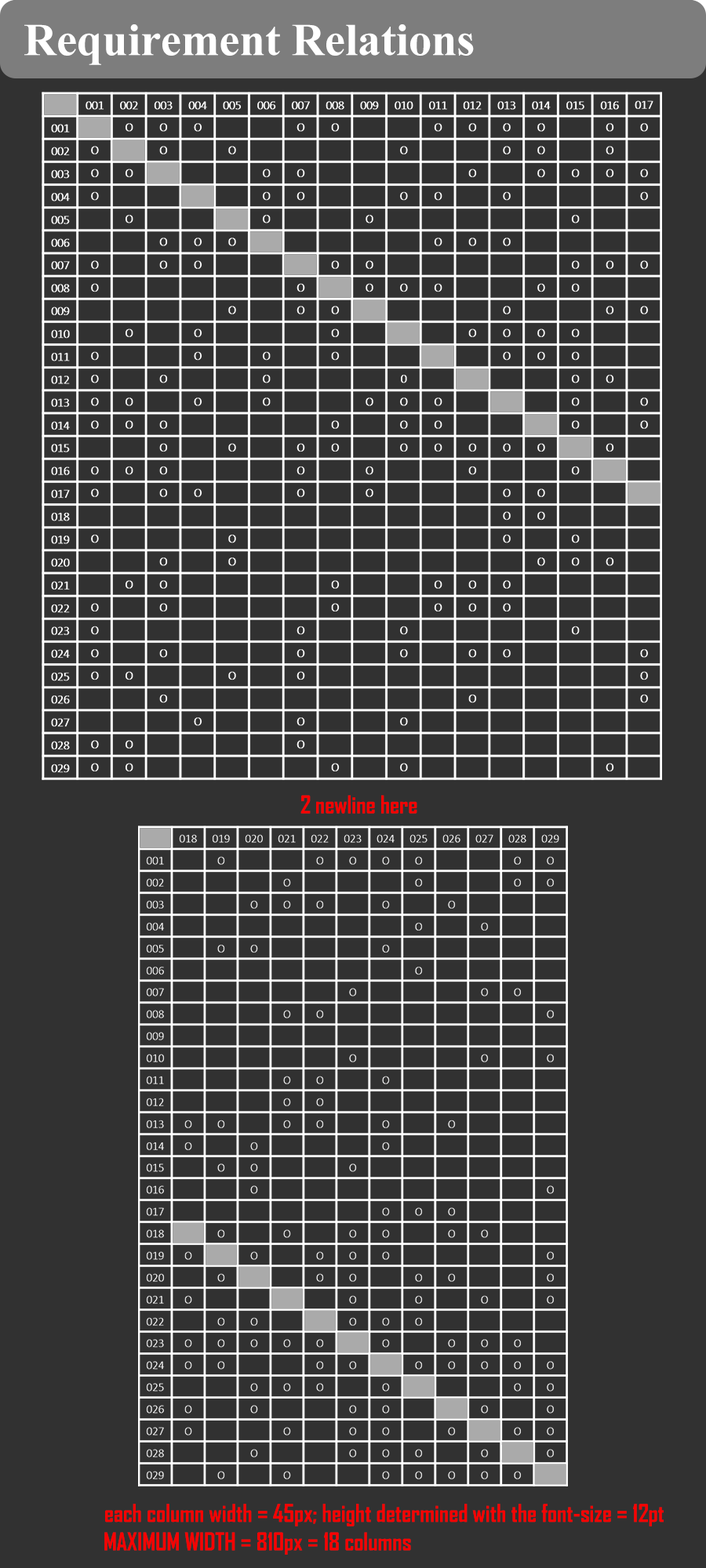
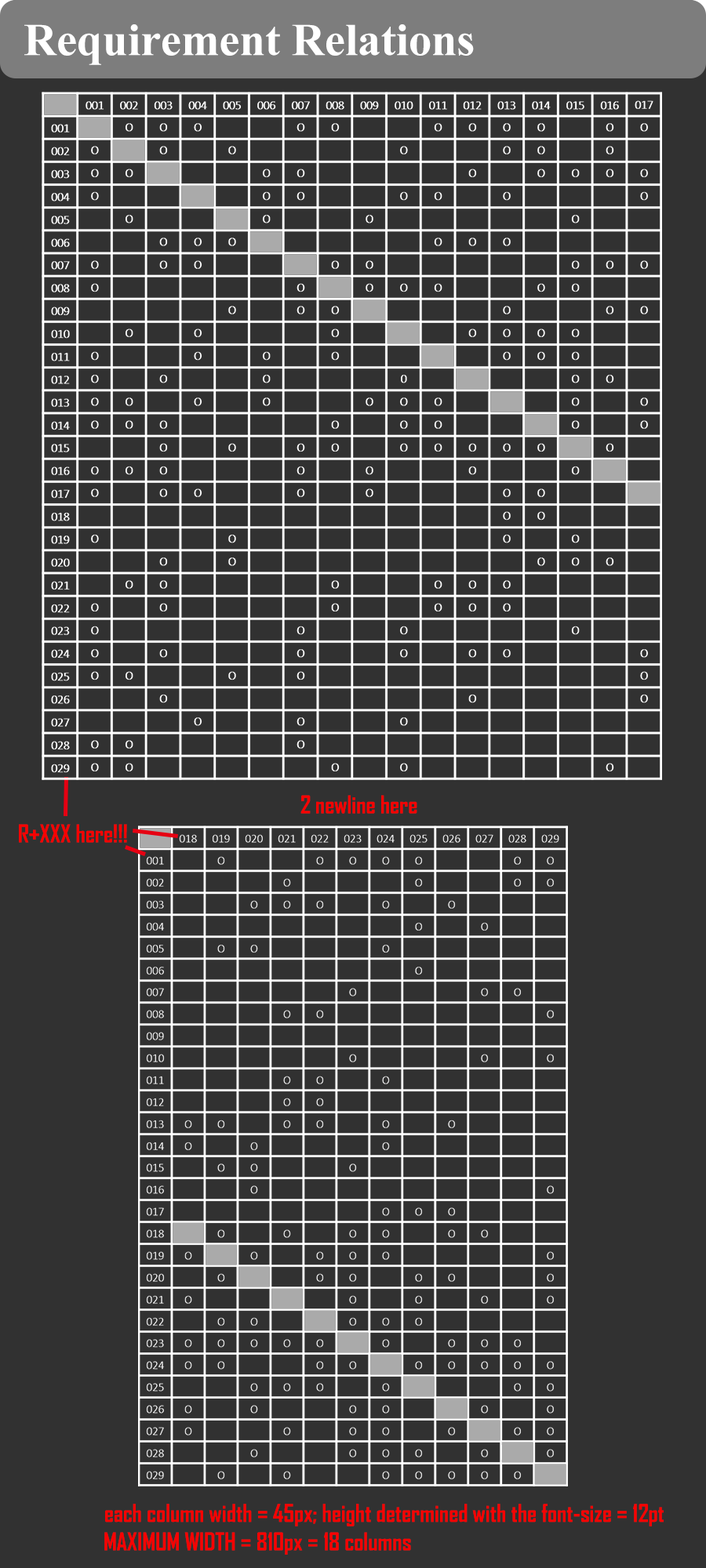
Revision of a layered 706px x 1568px image; what changed, layer by layer:
added layer "形狀 3" above "形狀 2" over [124, 845, 146, 857]
added layer "形狀 2" above "形狀 1" over [63, 776, 69, 817]
added layer "形狀 1" above "R+XXX here!!!" over [132, 828, 178, 839]
added layer "R+XXX here!!!" above "2 newline here" over [18, 823, 128, 843]
